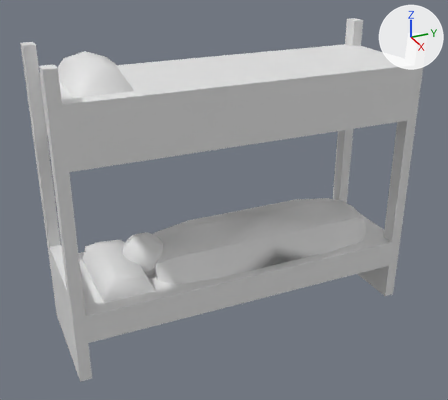
The FBX model Assets/Models/Bed.fbx: old version first, new version second.
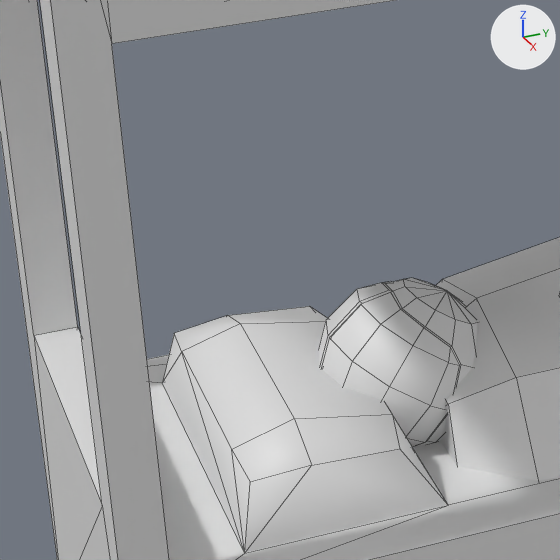
Each version appears first whole from a 50 mm camera at (15.82, -7.31, 11.44) aimed at (0.11, -0.25, 3.58), and next in a close-up on the part from 9% to 41% of the width and 40% to 76% of the height. Lighting does not change. The marker at upper right points along +X, +Y and +Z. The close-ups show mesh edges as thin lines. Where no turn or scale is listed for an object, it has been applied to the vertices. Vertices at the same position are counted once.
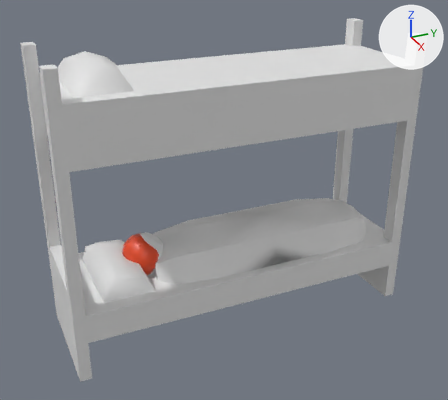
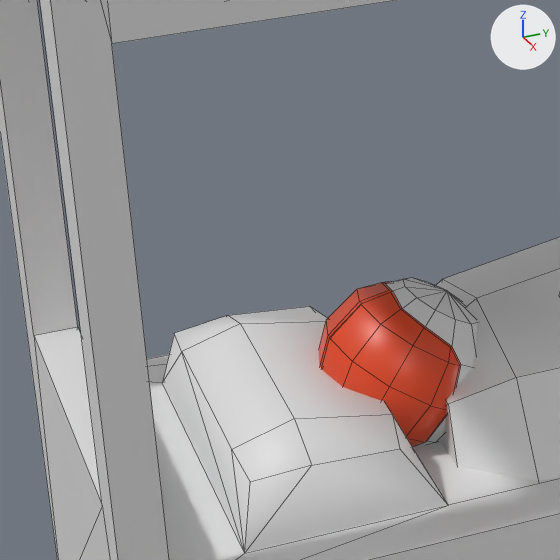
Boxes (x1, y1, x2, y2) around the edits, measured in the close-ups (560 x 560 px):
part 1 of me_sphere_002, recoloured: (319, 281, 461, 447) in both

The change in detail:
Material 'Material.001' (mat_material_001) is new.
Its base color is (0.8, 0.068, 0.0146) (orange #e74a20).
Its roughness is 0.4.
Material 'Material' (mat_material) is new.
Its base color is (0.8, 0.8, 0.8) (white #e7e7e7).
me_sphere_002 has 107 vertices, 120 faces and spans x -0.686..0.686, y -0.685..0.666, z -0.666..0.666.
me_sphere_002 is used by ob_sphere; location (0.0, -2.805, 2.222).
me_sphere_002 part 1: 66 of the faces centred in x -0.621..0.621, y -0.641..0.245, z -0.563..0.629 switch from no material to mat_material_001 (orange #e74a20).
me_sphere_002 now uses material mat_material (white #e7e7e7).
